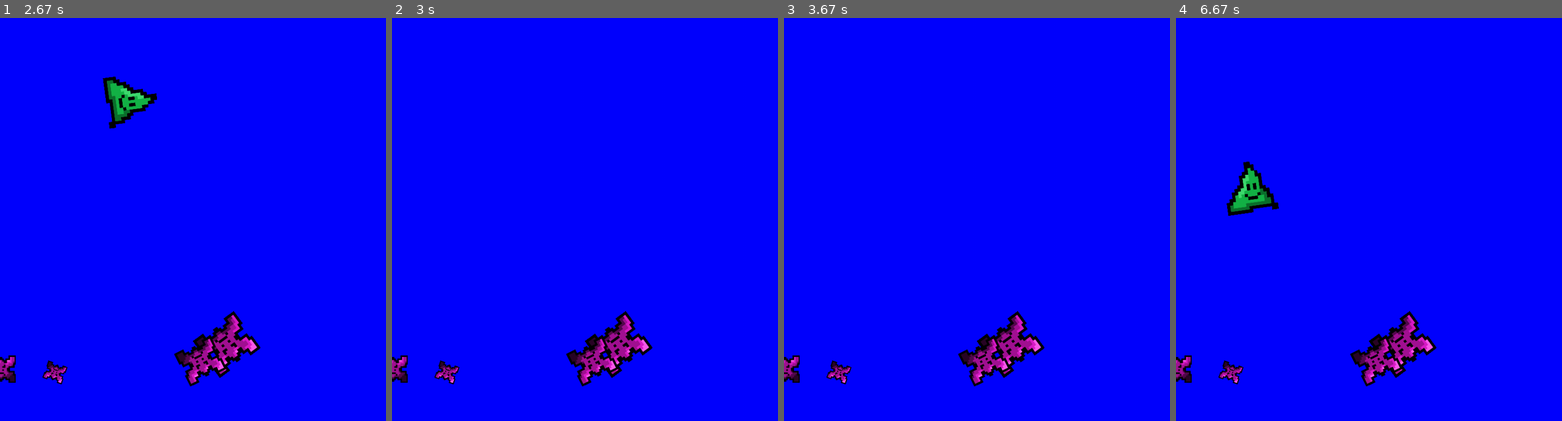
Above: before the commit, frames 1-4 (left to right).
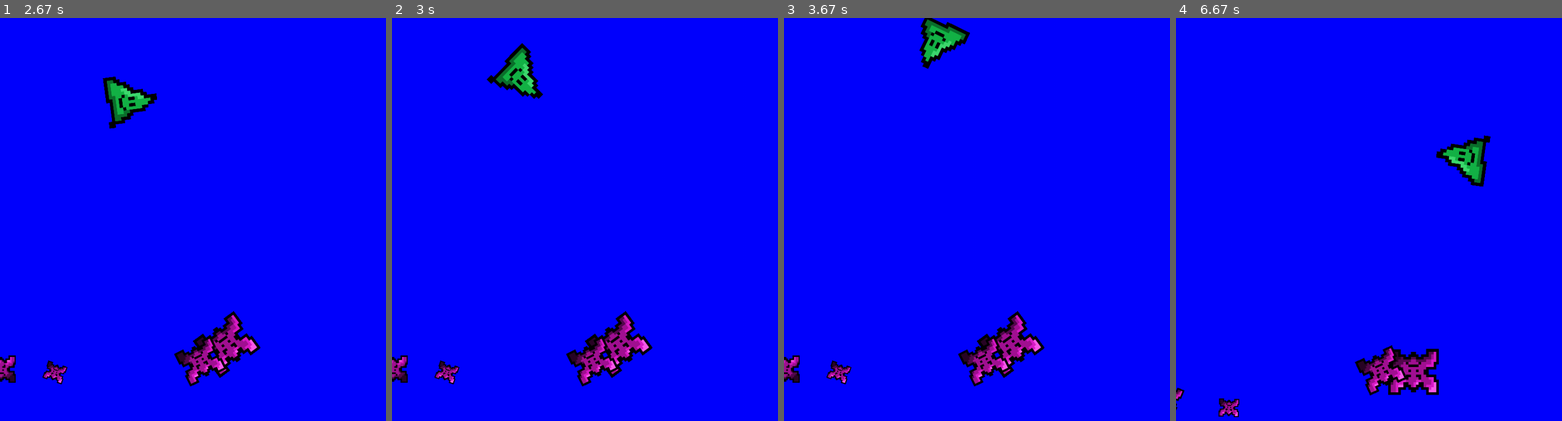
Above: after the commit, the same moments.

Repository: q14tstratford/Absorber-Game
Game: pygame game, started from Absorbin'_Time.py
Same seed, same stepped clock (60 frames per second), same inputs: the game is played once before the commit and once after it.
Inputs (mouse positions are in pixels of both pictures, inside the frame that each line leads up to):
- Up to frame 1 (2.67 s): type "ann" at 0.33 s; tap Enter at 0.67 s; hold D 0.88-1.35 s; move the mouse to (outside the picture) at 0.92 s; hold W 1.43-1.73 s; move the mouse to (131, 223) at 1.47 s; hold D 1.77-2.23 s; move the mouse to (96, 159) at 1.8 s; hold A from 2.27 s (still down); move the mouse to (328, 78) at 2.3 s
- Up to frame 2 (3 s): release A at 2.8 s; hold S from 2.83 s (still down); move the mouse to (704, 255) at 2.87 s
- Up to frame 3 (3.67 s): release S at 3.13 s; hold A 3.17-3.57 s; move the mouse to (1046, 82) at 3.2 s; hold W from 3.6 s (still down); move the mouse to (857, 207) at 3.63 s
- Up to frame 4 (6.67 s): release W at 3.97 s; hold D 4-4.63 s; move the mouse to (1434, 263) at 4.03 s; hold S 4.67-5.03 s; move the mouse to (1411, 150) at 4.7 s; hold A 5.07-5.53 s; move the mouse to (1558, 283) at 5.1 s; hold D 5.57-6.03 s; move the mouse to (1345, 86) at 5.6 s; hold W 6.07-6.37 s; move the mouse to (1561, 183) at 6.1 s; hold D from 6.4 s (still down); move the mouse to (1237, 130) at 6.43 s

Frame 1 is identical in both runs. In frame 2, 1.0% of the frame differs, in the area x 24-40%, y 6-21%; in frame 3, 1.0%; in frame 4, 5.5%, in the area x 0-82%, y 29-100%.

Commit message:
Add files via upload

Diff:
--- a/Absorbin'_Time.py
+++ b/Absorbin'_Time.py
@@ -4,8 +4,9 @@
 import math
 import random
 #Setup
-
-screenSize(1000,800)
+width=1000
+height=800
+screenSize(width,height)
 setBackgroundColour("blue")
 
 #Globals
@@ -20,6 +21,10 @@
     def __init__(self,x,y,size,image):
         self.x=x
         self.y=y
+        if self.x>=width:
+            self.x=10
+        if self.x<=0:
+            self.x=990
         self.sprite=makeSprite(image)
         self.direction=0
         self.size=size
@@ -46,20 +51,23 @@
             speedScalar==1.25
         if abs(dX)>5 or abs(dY)>5:
             if wP:
-                xspeed = self.speed * math.cos(self.direction)*speedScalar
-                yspeed = self.speed * math.sin(self.direction)*speedScalar
-            elif sP:
-                xspeed = -self.speed * math.cos(self.direction)*speedScalar
-                yspeed = -self.speed * math.sin(self.direction)*speedScalar
-            elif aP:
-                xspeed = -1.05*self.speed * math.cos(self.direction+math.pi/2)
-                yspeed = -1.05*self.speed * math.sin(self.direction+math.pi/2)
-            elif dP:
-                xspeed = 1.05*self.speed * math.cos(self.direction+math.pi/2)
-                yspeed = 1.05*self.speed * math.sin(self.direction+math.pi/2)
+                xspeed = (xspeed*0.75)+self.speed * math.cos(self.direction)*speedScalar
+                yspeed = (yspeed*0.75)+self.speed * math.sin(self.direction)*speedScalar
+            #elif sP:
+                #xspeed = -self.speed * math.cos(self.direction)*speedScalar
+                #yspeed = -self.speed * math.sin(self.direction)*speedScalar
+            if aP:
+                xspeed = (xspeed*0.75)-1.05*self.speed * math.cos(self.direction+math.pi/2)
+                yspeed = (yspeed*0.75)-1.05*self.speed * math.sin(self.direction+math.pi/2)
+            if dP:
+                xspeed = (xspeed*0.75)+1.05*self.speed * math.cos(self.direction+math.pi/2)
+                yspeed = (yspeed*0.75)+1.05*self.speed * math.sin(self.direction+math.pi/2)
         self.x += xspeed
         self.y += yspeed
         moveSprite(self.sprite, self.x, self.y, centre=True)
+
+        def colDet(self):
+            pass
 
 class Enemy(Creature):
     def move(self):
